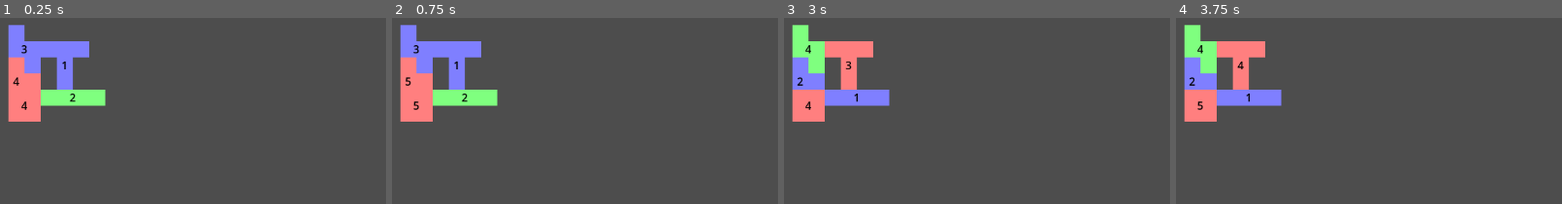
Above: before the commit, frames 1-4 (left to right).
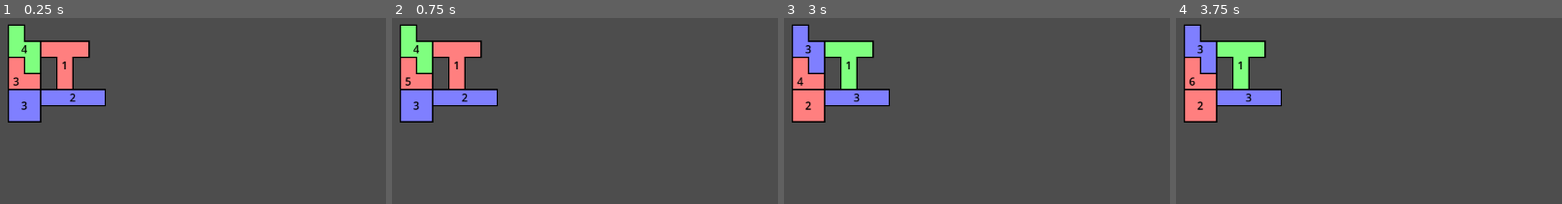
Above: after the commit, the same moments.

Repository: Justin307/CardGame
Game: Godot game, scene res://main.tscn
The game is run twice, just before and just after one commit, with the same random seed, the same clock (stepped at 60 frames per second) and the same inputs.
Inputs:
- Up to frame 1 (0.25 s): no input
- Up to frame 2 (0.75 s): click "End Turn" at 0.5 s
- Up to frame 3 (3 s): click "New Game" at 1.25 s; click "New Game" at 2 s; click "Yes" at 2.75 s
- Up to frame 4 (3.75 s): click "End Turn" at 3.5 s
The pictures show only the part of the screen within x 7-57%, y 0-50%; the shares and areas given below are measured in that part.

The runs differ from the first frame. In frame 1, 6.9% of the frame differs, in the area x 2-28%, y 3-57%; in frame 2, 6.8%; in frame 3, 5.3%; in frame 4, 5.3%.

Commit message:
Another logic fixed, borders added, comments, ...

Diff:
--- a/cardwars/game_manager.gd
+++ b/cardwars/game_manager.gd
@@ -6,7 +6,7 @@
 var target_territory_id := -1
 # List of territories
 var territories := {}
-# Current player (1 or 2)
+# Current player
 var current_player := 1
 # Number of players
 var player_count := 3 # Change this to desired number of players
@@ -27,7 +27,13 @@
 var battle_result_defender_label
 var battle_result_outcome_label
 
-# When ready
+# Constants
+const MAX_INIT_CARDS_PER_TERRITORY := 4 ## Max initial number of cards per territory
+const MAX_CARDS_PER_TERRITORY := 6 ## Max number of cards per territory
+const CARDS_COEFFICIENT := 0.8 ## Percentage of owned territories to calculate new dice
+const MIN_CARDS_TO_ADD := 1 ## Minimum number of cards to add in turn
+
+## Called when the node is ready
 func _ready() -> void:
 	# Register territories into list
 	var map = get_parent().get_node("Map")
@@ -48,20 +54,18 @@
 	battle_result_outcome_label = get_parent().get_node("UI/BattleResultPanel/VBoxContainer/ResultLabel")
 	reset_game()
 
-# Handle input events
+## Input event handler
 func _input(event):
 	if event is InputEventKey and event.pressed:
 		if event.keycode == KEY_ESCAPE:
-			print("Escape pressed - closing application")
 			get_tree().quit()
 		elif event.keycode == KEY_SPACE:
 			if win_dialog and not win_dialog.visible:
-				print("Space pressed - ending turn")
 				_on_end_turn_pressed()
-			else:
-				print("Space pressed but win dialog is visible; ignoring.")
-
-# When territory is selected/clicked
+
+## When territory is selected/clicked
+##
+## This function is connected to the territory_selected signal of each territory
 func _on_territory_selected(territory_id):
 	# Get clicked territory owner
 	var territory_owner = territories[territory_id].get_territory_owner()
@@ -71,129 +75,190 @@
 	else:
 		clicked_other_territory(territory_id)
 
-# When own territory is clicked
+## End turn button pressed
+##
+## This function is called when the "End Turn" button is pressed
+func _on_end_turn_pressed():
+	# Deactivate selected territory
+	if source_territory_id != -1:
+		territories[source_territory_id].set_active(false)
+	# Get all territories owned by current player
+	var owned_territories = []
+	for territory in territories.values():
+		if territory.get_territory_owner() == current_player:
+			owned_territories.append(territory)
+	var owned_count = owned_territories.size()
+	# Calculate number of new dice to add
+	var new_dice = int(round(owned_count * CARDS_COEFFICIENT))
+	new_dice = max(new_dice, MIN_CARDS_TO_ADD)
+	# Shuffle and pick random territories to add dice
+	owned_territories.shuffle()
+	while new_dice > 0 and owned_territories.size() > 0:
+		var idx = randi() % owned_territories.size()
+		var territory = owned_territories[idx]
+		var current_count = territory.get_card_count()
+		if current_count >= MAX_CARDS_PER_TERRITORY:
+			owned_territories.remove_at(idx)
+			continue
+		territory.set_card_count(current_count + 1)
+		new_dice -= 1
+	# Switch to next player who has at least one territory
+	var next_player = current_player
+	var found = false
+	for i in range(player_count):
+		next_player = (next_player % player_count) + 1
+		for territory in territories.values():
+			if territory.get_territory_owner() == next_player:
+				found = true
+				break
+		if found:
+			current_player = next_player
+			break
+	# Reset selection
+	reset_selection()
+	update_ui()
+	# Check for win condition
+	check_win_condition()
+
+## Reset button pressed
+##
+## This function is called when the "Reset" button is pressed
+## It shows a confirmation dialog before resetting the game
+func _on_reset_button_pressed():
+	reset_confirm_dialog.popup_centered()
+
+## Reset game confirmed
+##
+## This function is called when the reset confirmation dialog's confirm button is pressed
+func _on_reset_confirm_pressed():
+	reset_confirm_dialog.hide()
+	reset_game()
+
+## Reset game cancelled
+##
+## This function is called when the reset confirmation dialog's cancel button is pressed
+func _on_reset_cancel_pressed():
+	reset_confirm_dialog.hide()
+
+## Play again button pressed
+##
+## This function is called when the "Play Again" button is pressed
+func _on_play_again_pressed():
+	win_dialog.hide()
+	reset_game()
+
+## Close button pressed
+##
+## This function is called when the "Close" button is pressed
+func _on_close_pressed():
+	win_dialog.hide()
+	get_tree().quit()
+
+## When own territory is clicked
+##
+## This function is called when the player clicks on their own territory
+## It checks if the territory is already selected, if not, verifies if it has more than one card,
+## and sets it as the source territory for an attack
 func clicked_own_territory(territory_id):
 	# Deselect source territory if clicked again
 	if source_territory_id == territory_id:
 		territories[territory_id].set_active(false)
 		source_territory_id = -1
-		print("Source territory deselected")
 	elif territories[territory_id].get_card_count() <= 1:
-		print("Cannot select territory with one or less cards!")
 		return
 	else:
 		if source_territory_id != -1:
 			territories[source_territory_id].set_active(false)
 		territories[territory_id].set_active(true)
 		source_territory_id = territory_id
-		print("Clicked own territory ", territory_id, " (Owner: ", territories[territory_id].get_territory_owner(), ")")
-
-# When other player's territory is clicked
+
+## When other/not_owned territory is clicked
+##
+## This function is called when the player clicks on a territory owned by another player
+## It checks if the source territory is selected, verifies if the territories are neighbors,
+## and initiates the attack if valid
 func clicked_other_territory(territory_id):
 	if source_territory_id == -1:
-		print("ERROR: No source territory selected! Cannot attack.")
 		return
-
 	# Check if territories are neighbors
 	if not are_territories_neighbors(source_territory_id, territory_id):
-		print("ERROR: Can only attack neighboring territories! Territory ", source_territory_id, " is not adjacent to ", territory_id)
 		return
-
 	territories[source_territory_id].set_active(false)
 	target_territory_id = territory_id
-	print("Attacking territory ", territory_id, " (Owner: ", territories[territory_id].get_territory_owner(), ")")
 	fight()
 
-# Reset saved territory ids
+## Reset selection
+##
+## This function resets the selected source and target territories
 func reset_selection():
 	source_territory_id = -1
 	target_territory_id = -1
 
-# Attack/fight logic
+## Fight between two territories
+##
+## This function handles the battle logic between the source and target territories
+## It generates random cards for both attacker and defender, calculates their total values,
+## and determines the winner based on the game rules.
+## If the attacker wins, they take over the target territory; otherwise, they lose cards
 func fight():
 	var source_territory_card_count = territories[source_territory_id].get_card_count()
 	var target_territory_card_count = territories[target_territory_id].get_card_count()
-	print("Source card count: ", source_territory_card_count)
-	print("Target card count: ", target_territory_card_count)
-
 	# Generate cards for attacker (source)
 	var source_cards = []
 	for i in range(source_territory_card_count):
 		source_cards.append(generate_card())
-
 	# Generate cards for defender (target)
 	var target_cards = []
 	for i in range(target_territory_card_count):
 		target_cards.append(generate_card())
-
 	# Calculate card values
 	var source_total_value = 0
 	for card in source_cards:
 		source_total_value += card.value
-
 	var target_total_value = 0
 	for card in target_cards:
 		target_total_value += card.value
-
-	# Print cards and values
-	print("Attacker (player ", territories[source_territory_id].get_territory_owner(), ") cards:")
-	for card in source_cards:
-		print("  ", card.display_value, card.suit)
-	print("  Total value: ", source_total_value)
-
-	print("Defender (player ", territories[target_territory_id].get_territory_owner(), ") cards:")
-	for card in target_cards:
-		print("  ", card.display_value, card.suit)
-	print("  Total value: ", target_total_value)
-
 	# Determine winner based on game rules
 	var attacker_wins = false
 	var result_text = ""
-
 	if source_total_value > target_total_value:
 		attacker_wins = true
 		result_text = "Attacker wins with higher total value!"
-		print("RESULT: Attacker wins with higher total value!")
 	elif source_total_value < target_total_value:
 		attacker_wins = false
 		result_text = "Defender wins with higher total value!"
-		print("RESULT: Defender wins with higher total value!")
 	else:
 		# Tie - check for same suit bonus (all cards same color)
 		var source_all_same_suit = check_all_same_suit(source_cards)
 		var target_all_same_suit = check_all_same_suit(target_cards)
-
 		if source_all_same_suit and not target_all_same_suit:
 			attacker_wins = true
 			result_text = "Tie broken - Attacker wins with all same suit!"
-			print("RESULT: Tie broken - Attacker wins with all same suit!")
 		elif target_all_same_suit and not source_all_same_suit:
 			attacker_wins = false
 			result_text = "Tie broken - Defender wins with all same suit!"
-			print("RESULT: Tie broken - Defender wins with all same suit!")
 		else:
 			attacker_wins = false
 			result_text = "Tie - Defender wins by default!"
-			print("RESULT: Tie - Defender wins by default!")
-
 	# Apply battle results
 	if attacker_wins:
 		# Attacker wins - takes over the territory
 		territories[target_territory_id].set_card_count(territories[source_territory_id].get_card_count() - 1)
 		territories[target_territory_id].set_territory_owner(territories[source_territory_id].get_territory_owner())
 		territories[source_territory_id].set_card_count(1)
-		print("Territory ", target_territory_id, " conquered!")
 	else:
 		# Defender wins - attacker loses cards
 		territories[source_territory_id].set_card_count(1)
-		print("Attack failed - attacker loses cards!")
 
 	# Update battle result panel
 	update_battle_result_panel(source_cards, target_cards, source_total_value, target_total_value, result_text)
 	check_win_condition()
 	reset_selection()
 
-# Check if all cards have the same suit
+## Check if all cards in the array have the same suit
+##
+## This function checks if all cards in the provided array have the same suit
+## Returns true if all cards have the same suit, false otherwise
 func check_all_same_suit(cards: Array) -> bool:
 	if cards.size() <= 1:
 		return true
@@ -204,12 +269,19 @@
 			return false
 	return true
 
-# Check if two territories are neighbors
+## Check if two territories are neighbors
+##
+## This function checks if the two given territory IDs are neighbors
+## Returns true if they are neighbors, false otherwise
 func are_territories_neighbors(source_id: int, target_id: int) -> bool:
 	if territory_neighbors.has(source_id):
 		return target_id in territory_neighbors[source_id]
 	return false
 
+## Generate a random card
+##
+## This function generates a random card with a value and suit
+## Returns a dictionary with card value (2-14), suit (♥,♦,♣,♠), and display value (2-10, J, Q, K, A)
 func generate_card():
 	# Card values: 2-10, J=11, Q=12, K=13, A=14
 	var card_values = [2, 3, 4, 5, 6, 7, 8, 9, 10, 11, 12, 13, 14]
@@ -227,7 +299,10 @@
 		"display_value": get_card_display_value(random_value)
 	}
 
-# Convert numeric card value to display string
+## Get card display value
+##
+## This function converts numeric card value to display string
+## Returns "J", "Q", "K", "A" for face cards, otherwise returns the numeric value as string
 func get_card_display_value(value: int) -> String:
 	match value:
 		11:
@@ -241,13 +316,21 @@
 		_:
 			return str(value)
 
-# Update UI elements
+## Update UI with current player information
+##
+## This function updates the current player label with the player's color name
+## It retrieves the color name from the Global player colors dictionary
+## and sets the label text accordingly
 func update_ui():
 	if current_player_label:
 		var color_name = Global.player_colors[current_player][2]
 		current_player_label.text = "Current Player: " + color_name
 
-# Update battle result panel with cards and results
+## Update battle result panel
+##
+## This function updates the battle result panel with the cards and results
+## It takes the attacker and defender cards, their total values, and the result text
+## and updates the corresponding labels in the UI
 func update_battle_result_panel(attacker_cards: Array, defender_cards: Array, attacker_total: int, defender_total: int, result_text: String):
 	# Update attacker info
 	var attacker_player = territories[source_territory_id].get_territory_owner()
@@ -266,77 +349,27 @@
 	# Update result
 	battle_result_outcome_label.text = result_text
 
-# End turn button pressed
-func _on_end_turn_pressed():
-	print("End turn pressed by player ", current_player)
-
-	# Add cards to all territories at end of turn
-	for territory in territories.values():
-		if territory.get_card_count() < 6 and territory.get_territory_owner() == current_player:  # Max 6 cards per territory
-			territory.set_card_count(territory.get_card_count() + 1)
-
-	# Switch to next player who has at least one territory
-	var next_player = current_player
-	var found = false
-	for i in range(player_count):
-		next_player = (next_player % player_count) + 1
-		for territory in territories.values():
-			if territory.get_territory_owner() == next_player:
-				found = true
-				break
-		if found:
-			break
-	if found:
-		current_player = next_player
-		print("Switched to player ", current_player)
-	else:
-		print("No next player with territory found.")
-
-	# Reset selection
-	reset_selection()
-	update_ui()
-
-	# Check for win condition
-	check_win_condition()
-
-# Reset game button pressed - show confirmation dialog
-func _on_reset_button_pressed():
-	print("Reset button pressed - showing confirmation")
-	reset_confirm_dialog.popup_centered()
-
-# Reset game confirmed
-func _on_reset_confirm_pressed():
-	print("Reset confirmed")
-	reset_confirm_dialog.hide()
-	reset_game()
-
-# Reset game cancelled
-func _on_reset_cancel_pressed():
-	print("Reset cancelled")
-	reset_confirm_dialog.hide()
-
-# Reset the entire game to initial state
+## Reset game to initial state
+##
+## This function resets the game to its initial state
+## It randomly assigns territories to players, resets the selection,
+## updates the UI, and clears the battle result panel
 func reset_game():
 	# Reset player
-	current_player = 1
+	current_player = randi()%player_count+1
 
 	# Get all territory IDs and shuffle them for random assignment
 	var territory_ids = territories.keys()
 	territory_ids.shuffle()
-
-	# Assign territories randomly to players (split evenly)
-	var territories_per_player = int(territory_ids.size() / player_count)
 
 	# Assign territories to players
 	for i in range(territory_ids.size()):
 		var territory_id = territory_ids[i]
 		var player_owner = (i % player_count) + 1
-		var random_card_count = randi_range(1, 4)
+		var random_card_count = randi_range(1, MAX_INIT_CARDS_PER_TERRITORY)
 
 		territories[territory_id].set_territory_owner(player_owner)
 		territories[territory_id].set_card_count(random_card_count)
-
-		print("Territory ", territory_id, " assigned to Player ", player_owner, " with ", random_card_count, " cards")
 
 	# Reset selection
 	reset_selection()
@@ -347,9 +380,10 @@
 	battle_result_defender_label.text = "Defender: -"
 	battle_result_outcome_label.text = "No battles yet"
 
-	print("Game reset to initial state with random territory assignment")
-
-# Check if someone won the game
+## Check win condition
+##
+## This function checks if there is only one player left with territories
+## If so, it declares that player as the winner and shows the win dialog
 func check_win_condition():
 	var remaining_players = []
 	for territory in territories.values():
@@ -357,26 +391,15 @@
 		if not remaining_players.has(territory_owner):
 			remaining_players.append(territory_owner)
 	if remaining_players.size() == 1:
-		print("GAME OVER: Player ", remaining_players[0], " wins!")
 		show_win_dialog(remaining_players[0])
 
-# Show win dialog (placeholder for now)
+## Show win dialog
+##
+## This function shows the win dialog with the winner's color name
+## It updates the dialog text and centers it on the screen
 func show_win_dialog(winner_player: int):
-	print("Player ", winner_player, " has won the game!")
 	# Update win dialog text
 	var color_name = Global.player_colors[winner_player][2]
 	win_label.text = color_name + " Wins!"
 	# Show the dialog
 	win_dialog.popup_centered()
-
-# Play again button pressed
-func _on_play_again_pressed():
-	print("Play again pressed")
-	win_dialog.hide()
-	reset_game()
-
-# Close button pressed
-func _on_close_pressed():
-	print("Close pressed")
-	win_dialog.hide()
-	get_tree().quit()
--- a/cardwars/global.gd
+++ b/cardwars/global.gd
@@ -1,6 +1,10 @@
 extends Node
 
-# Player colors
+## Colors for players
+## This dictionary maps player IDs to their colors and names
+## Each entry contains a list with two colors and the player's name
+## The first color is used when the territory is inactive, and the second color is used when
+## the territory is active, third is the name of the player
 var player_colors = {
 	1: [Color(1, 0.5, 0.5), Color(1, 0.2, 0.2), "Red"],
 	2: [Color(0.5, 0.5, 1), Color(0.2, 0.2, 1), "Blue"],
--- a/cardwars/territory.gd
+++ b/cardwars/territory.gd
@@ -9,40 +9,62 @@
 # Active
 var active: bool = false
 
-var neighbors = []
-
-# Signal when territory is selected/clicked
+## Signal when territory is selected/clicked
+##
+## This signal is emitted when the territory is clicked
+## It carries the territory ID to allow other parts of the game to respond
 signal territory_selected(territory_id: int)
 
-# Set owner of territory
+## Draw function to set label color
+func _draw() -> void:
+	$Label.add_theme_color_override("font_color", Color(0,0,0))
+
+## Called when the node is ready
+func _ready() -> void:
+	# Add this territory to the territories group
+	add_to_group("territories")
+	# Connect to input_event signal of Area2D
+	connect("input_event", Callable(self, "_on_input_event"))
+	connect("draw", Callable(self, "_draw"))
+
+## Called when the territory is clicked
+##
+## This function is called when the mouse button is pressed on the territory
+func _on_input_event(_viewport, event, _shape_idx) -> void:
+	if event is InputEventMouseButton and event.pressed:
+		# Emit signal for other parts of the game
+		territory_selected.emit(territory_id)
+
+## Set territory owner
 func set_territory_owner(player_id: int) -> void:
 	owner_id = player_id
 	update_color()
 
-# Set card count
+## Set card count
 func set_card_count(count: int) -> void:
 	cards = count
 	$Label.text = str(cards)
 
-# Set active
+## Set active state
 func set_active(state: bool) -> void:
 	active = state
 	update_color()
 
-func add_neighbor(neighbor_id: int):
-	neighbors.append(neighbor_id)
-
-# Get owner of territory
+## Get territory owner
 func get_territory_owner() -> int:
 	return owner_id
 
-# Get card count
+## Ger card count
 func get_card_count() -> int:
 	return cards
 
-func get_neighbors() -> Array:
-	return neighbors
-
+## Update color based on owner and active state
+##
+## This function updates the color of the territory based on the owner ID and active state
+## If the owner ID is in the Global.player_colors dictionary, it uses the corresponding color
+## If the owner ID is not found, it defaults to white
+## If the territory is active, it uses the second color; otherwise, it uses the first
+## color from the Global.player_colors dictionary
 func update_color() -> void:
 	if Global.player_colors.has(owner_id):
 		if active:
@@ -51,20 +73,3 @@
 			$Polygon2D.color = Global.player_colors[owner_id][0]
 	else:
 		$Polygon2D.color = Color(1, 1, 1) # White
-
-func _draw() -> void:
-	$Label.add_theme_color_override("font_color", Color(0,0,0))
-
-func _ready() -> void:
-	# Add this territory to the territories group
-	add_to_group("territories")
-	# Connect to input_event signal of Area2D
-	connect("input_event", Callable(self, "_on_input_event"))
-	connect("draw", Callable(self, "_draw"))
-
-# When mouse clicked
-func _on_input_event(_viewport, event, _shape_idx) -> void:
-	if event is InputEventMouseButton and event.pressed:
-		print("Clicked on territory ID:", territory_id, " | player:", owner_id, " | cards:", cards)
-		# Emit signal for other parts of the game
-		territory_selected.emit(territory_id)
--- a/cardwars/territory_L.tscn
+++ b/cardwars/territory_L.tscn
@@ -3,6 +3,7 @@
 [ext_resource type="Script" uid="uid://cg5gd2312h3ef" path="res://territory.gd" id="1_5op02"]
 
 [node name="TerritoryL" type="Area2D"]
+position = Vector2(-0.0464935, -0.0706816)
 script = ExtResource("1_5op02")
 
 [node name="Polygon2D" type="Polygon2D" parent="."]
@@ -14,7 +15,13 @@
 offset_bottom = 48.0
 horizontal_alignment = 1
 vertical_alignment = 1
+metadata/_edit_use_anchors_ = true
 
 [node name="CollisionPolygon2D" type="CollisionPolygon2D" parent="."]
 position = Vector2(7.15256e-07, 9.53674e-07)
 polygon = PackedVector2Array(-7.15256e-07, -9.53674e-07, 24, -9.53674e-07, 24, 24, 48, 24, 48, 48, 24, 48, -7.15256e-07, 48, -7.15256e-07, 24)
+
+[node name="Line2D" type="Line2D" parent="."]
+points = PackedVector2Array(5.04649, 0.0706816, 24.0465, 0.0706816, 24.0465, 24.0707, 48.0465, 24.0707, 48.0465, 48.0707, 0.0464935, 48.0707, 0.0464935, 0.0706816, 5.04649, 0.0706816)
+width = 2.0
+default_color = Color(0, 0, 0, 1)
--- a/cardwars/territory_S.tscn
+++ b/cardwars/territory_S.tscn
@@ -17,3 +17,8 @@
 
 [node name="CollisionPolygon2D" type="CollisionPolygon2D" parent="."]
 polygon = PackedVector2Array(0, 0, 24, 0, 24, 24, 48, 24, 48, 48, 48, 72, 24, 72, 24, 48, 0, 48, 0, 24)
+
+[node name="Line2D" type="Line2D" parent="."]
+points = PackedVector2Array(7, 0, 24, 0, 24, 24, 48, 24, 48, 72, 24, 72, 24, 48, 0, 48, 0, 0, 7, 0)
+width = 2.0
+default_color = Color(0, 0, 0, 1)
--- a/cardwars/territory_T.tscn
+++ b/cardwars/territory_T.tscn
@@ -18,3 +18,8 @@
 
 [node name="CollisionPolygon2D" type="CollisionPolygon2D" parent="."]
 polygon = PackedVector2Array(0, 0, 24, 0, 48, 0, 72, 0, 72, 24, 48, 24, 48, 72, 24, 72, 24, 24, 0, 24)
+
+[node name="Line2D" type="Line2D" parent="."]
+points = PackedVector2Array(6, 0, 72, 0, 72, 24, 48.0465, 24.0707, 48, 72, 24, 72, 24, 24, 0, 24, 0, 0, 6, 0)
+width = 2.0
+default_color = Color(0, 0, 0, 1)
--- a/cardwars/territory_square.tscn
+++ b/cardwars/territory_square.tscn
@@ -20,3 +20,8 @@
 offset_bottom = 48.0
 horizontal_alignment = 1
 vertical_alignment = 1
+
+[node name="Line2D" type="Line2D" parent="."]
+points = PackedVector2Array(6, 0, 48, 0, 48, 48, 0, 48, 0, 0, 6, 0)
+width = 2.0
+default_color = Color(0, 0, 0, 1)
--- a/cardwars/territory_straight.tscn
+++ b/cardwars/territory_straight.tscn
@@ -20,3 +20,8 @@
 offset_bottom = 24.0
 horizontal_alignment = 1
 vertical_alignment = 1
+
+[node name="Line2D" type="Line2D" parent="."]
+points = PackedVector2Array(5, 0, 96, 0, 96, 24, 0, 24, 0, 0, 5, 0)
+width = 2.0
+default_color = Color(0, 0, 0, 1)
